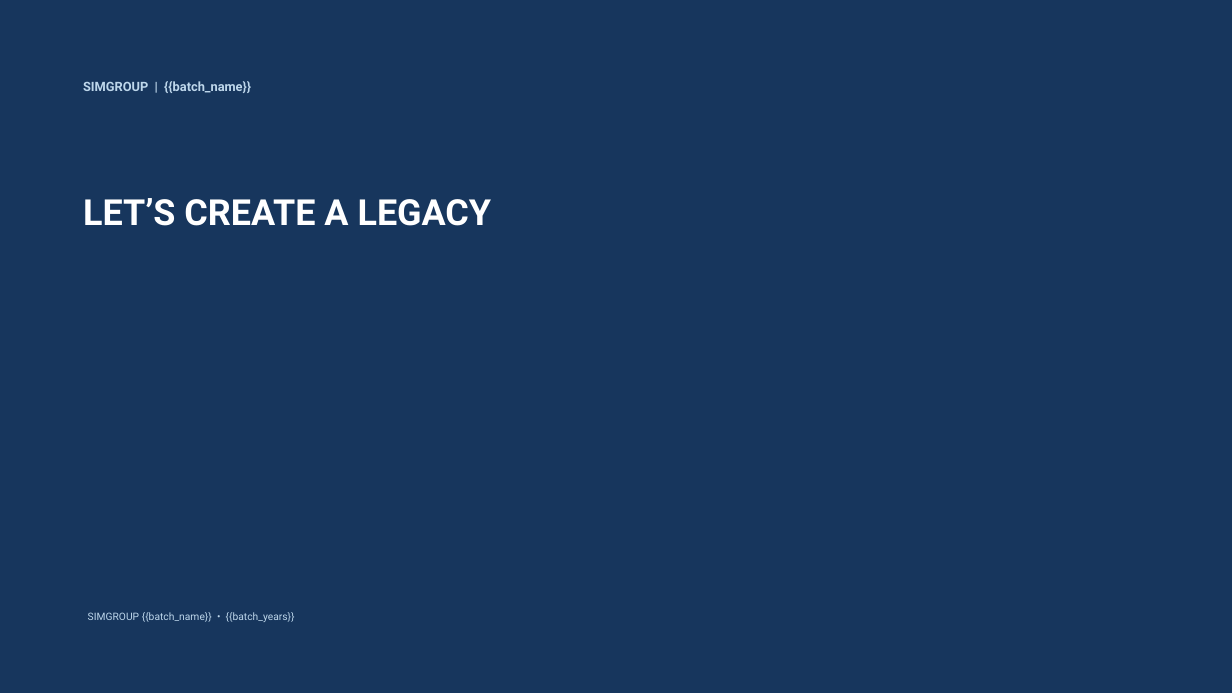
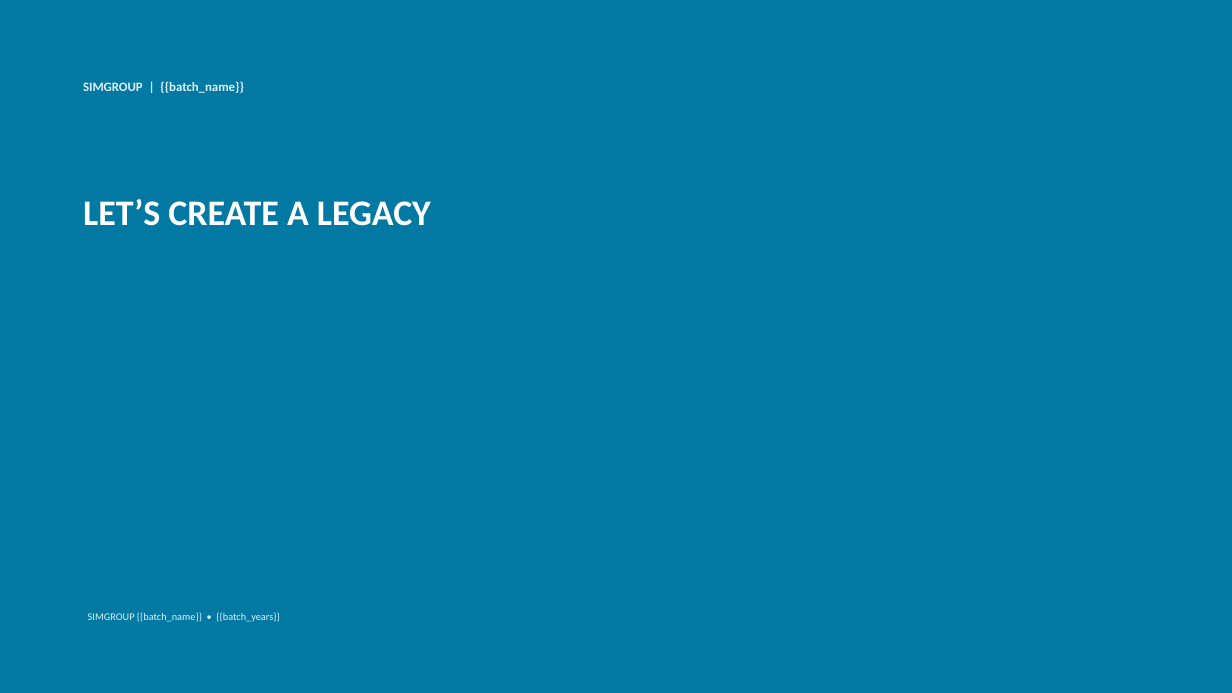
Before and after one commit to muhammad-febriansyah/portal-qcc, a slide deck: slide 4 of resources/templates/proposal-presentation.pptx (slide 7 before the commit). Drawn at 1232x693 pixels with LibreOffice and Linux fonts; fonts in the diff are those of the drawing. Boxes give left, top, right and bottom in pixels: in the first picture for what was removed or moved away, otherwise in the second. Text is boxed around its words. In the diff, an @@ line names an element or a change of style, - is before the commit and + after.

Commit message:
feat: redesign the proposal deck so no text is ever cut
The deck now uses the portal's primary colour, white cards with a thin
border and no shadow on a #F7F8FD background, and Calibri instead of Aptos,
which many office PCs lack. Body text is one size throughout.

Proposal sections are laid out as cards flowing over two columns; a card
that does not fit continues in the next column or on the next slide with
"(LANJUTAN)" after its label, so long text is never truncated. The
schedule is generated as a gantt table that fits the slide width and,
when deliverables make it too tall, continues on the next slide with its
header repeated. The template is reduced to the cover, a content frame,
the approval slide and the closing slide.

```diff
--- a/resources/templates/proposal-presentation.pptx
+++ b/resources/templates/proposal-presentation.pptx
@@ rectangle at (0, 0, 1232, 693): fill #17365D to #0179A3; shadow off @@
@@ text "SIMGROUP | {{batch_name}}" at (83, 81, 244, 93): font Roboto to Calibri, text colour #BED7EB to #DFF1F8 @@
@@ text "LET’S CREATE A LEGACY" at (83, 199, 431, 226): font Roboto to Calibri @@
@@ text "SIMGROUP {{batch_name}} • {{batch_years}}" at (88, 612, 279, 622): font Roboto to Calibri, text colour #BED7EB to #DFF1F8 @@
```
Also in this commit, not shown: 3 other slides changed, 3 slides removed, 4 other files.
